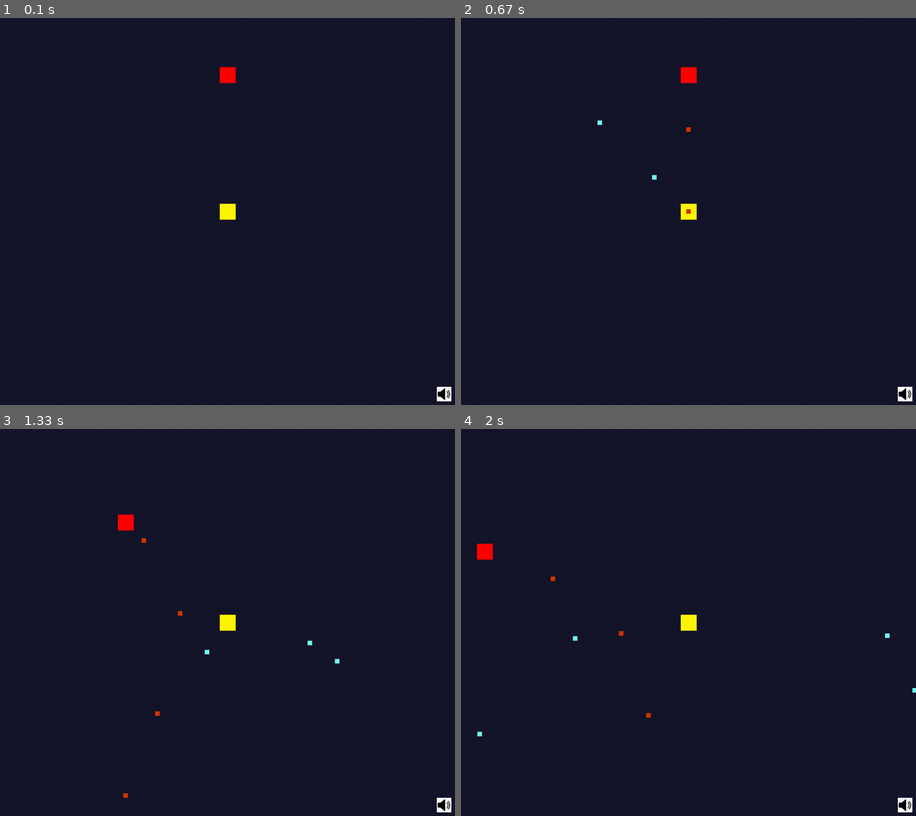
Above: before the commit, frames 1-4 (two rows, left to right).
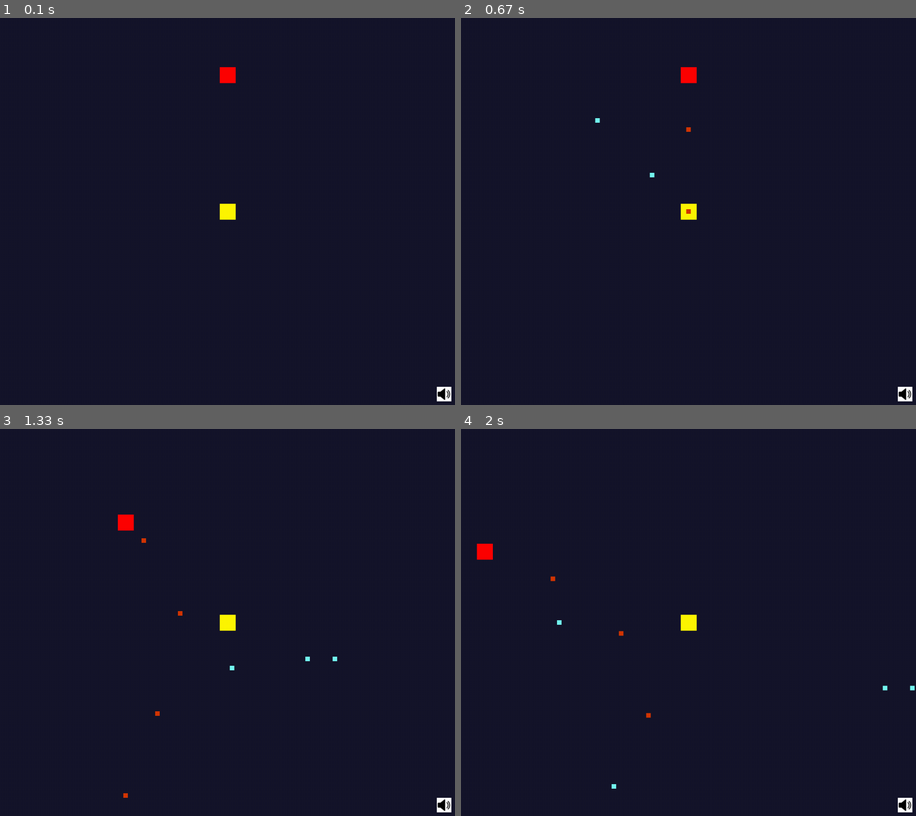
Above: after the commit, the same moments.

Repository: LuizBudeu/Pygame
Game: pygame game, started from BulletHell/main.py
Two runs of this game, one before a commit and one after it. Both use one fixed random seed, a clock stepped at 60 frames per second and the inputs below.
Inputs (mouse positions are in pixels of both pictures, inside the frame that each line leads up to):
- Up to frame 1 (0.1 s): no input
- Up to frame 2 (0.67 s): tap Space at 0.33 s
- Up to frame 3 (1.33 s): hold D 0.67-1.13 s; move the mouse to (373, 610) at 0.7 s; hold W from 1.17 s (still down); move the mouse to (227, 645) at 1.2 s
- Up to frame 4 (2 s): release W at 1.47 s; hold D 1.5-1.97 s; move the mouse to (579, 626) at 1.53 s

Frame 1 is identical in both runs. In frame 2, less than 0.1% of the frame differs, in the area x 29-43%, y 25-42%; in frame 3, less than 0.1%; in frame 4, 0.1%, in the area x 3-100%, y 49-93%.

Commit message:
better player shooting

Diff:
--- a/BulletHell/player.py
+++ b/BulletHell/player.py
@@ -21,6 +21,7 @@
 
     def shoot(self, entities, bullet_sound):
         bullet = Bullet(self.rect.centerx, self.rect.centery, 10, 10, LIGHTBLUE)
+        bullet.set_center_position(self.rect.center)
         angle = self.get_bullet_direction()
         bullet.velx = bullet.vel_mod * math.cos(angle)
         bullet.vely = bullet.vel_mod * math.sin(angle)
@@ -30,6 +31,9 @@
 
     def get_bullet_direction(self):
         mx, my = get_mouse_pos()
+        offx = self.rect.centerx - WINDOW_SIZE[0] // 2
+        offy = self.rect.centery - WINDOW_SIZE[1] // 2
+        mx, my = mx + offx, my + offy
         print(f"mx: {mx}, my: {my}")
         center = self.get_center_position()
         print(center)
